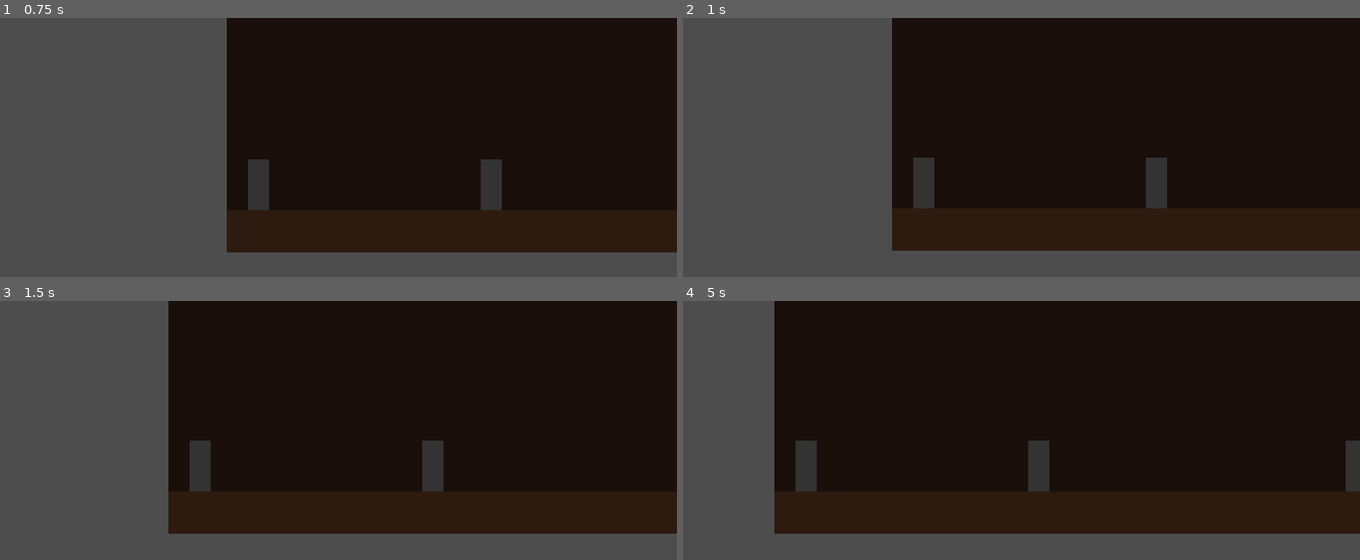
Above: before the commit, frames 1-4 (two rows, left to right).
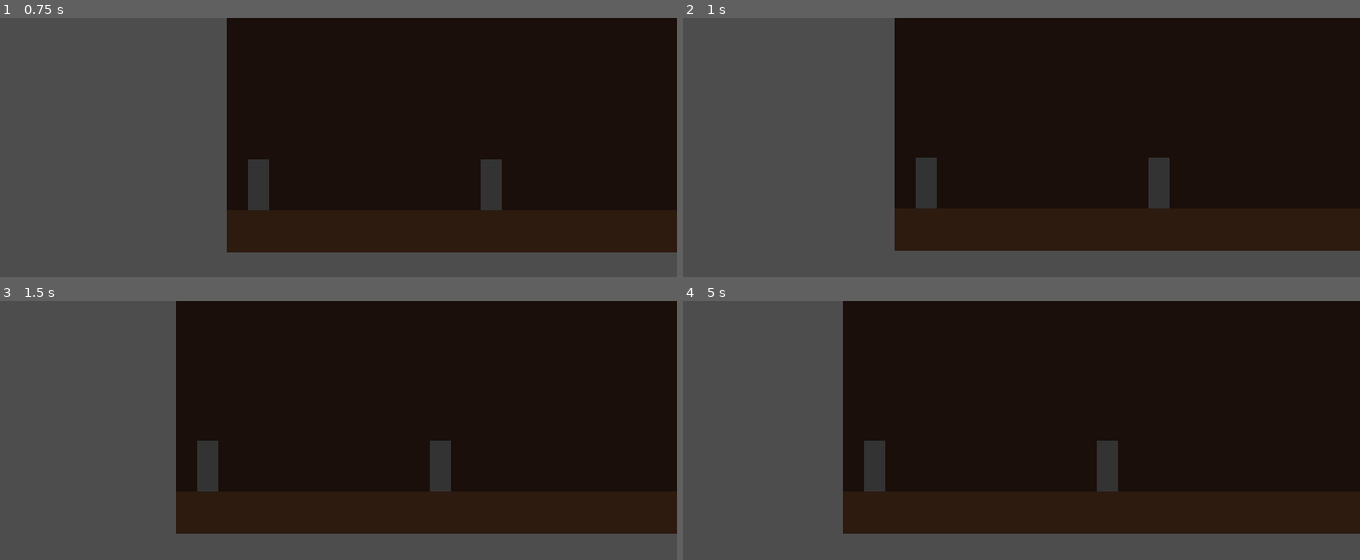
Above: after the commit, the same moments.

Repository: PNVDEVOPS/balagan_game
Game: Godot game, scene res://scenes/rooms/room_main_hall.tscn
Same seed, same stepped clock (60 frames per second), same inputs: the game is played once before the commit and once after it.
Inputs:
- Up to frame 1 (0.75 s): hold D (move_right) from 0.53 s (still down); hold Space (advance_dialogue) from 0.53 s (still down)
- Up to frame 2 (1 s): keep holding D (move_right); keep holding Space (advance_dialogue); tap E (interact) at 0.8 s
- Up to frame 3 (1.5 s): keep holding D (move_right); release Space (advance_dialogue) at 1.28 s; tap E (interact) at 1.35 s
- Up to frame 4 (5 s): tap Space (advance_dialogue) at 1.55, 3.05, 4.55 s; release D (move_right) at 2.03 s; hold A (move_left) 2.03-2.78 s; hold Space (advance_dialogue) 2.03-2.78 s; tap E (interact) at 2.3 s; hold D (move_right) 2.78-4.28 s; tap Q (hide) at 2.85 s; hold E (interact) 3.53-4.28 s; hold A (move_left) from 4.28 s (still down); tap Shift (run) at 4.35 s

Frame 1 is identical in both runs. In frame 2, 0.6% of the frame differs, in the area x 30-72%, y 0-90%; in frame 3, 1.9%; in frame 4, 11%, in the area x 13-100%, y 0-90%.

Commit message:
feat: dynamo flashlight with charge/drain, crank mechanic, QTE, and scripted control

Diff:
--- a/scenes/player/player.tscn
+++ b/scenes/player/player.tscn
@@ -1,6 +1,7 @@
-[gd_scene load_steps=4 format=3 uid="uid://player001"]
+[gd_scene load_steps=5 format=3 uid="uid://player001"]
 
 [ext_resource type="Script" path="res://scripts/player/player.gd" id="1"]
+[ext_resource type="Script" path="res://scripts/player/flashlight.gd" id="2"]
 
 [sub_resource type="RectangleShape2D" id="RectangleShape2D_col"]
 size = Vector2(16, 64)
@@ -25,6 +26,8 @@
 energy = 1.5
 texture = null
 texture_scale = 2.0
+shadow_enabled = true
+script = ExtResource("2")
 
 [node name="InteractionRay" type="RayCast2D" parent="."]
 target_position = Vector2(30, 0)
--- /dev/null
+++ b/scripts/player/flashlight.gd
@@ -0,0 +1,107 @@
+extends PointLight2D
+
+signal charge_depleted()
+signal qte_success()
+signal qte_failure()
+
+const MAX_CHARGE := 100.0
+const DRAIN_RATE := 2.2
+const CRANK_AMOUNT := 8.0
+const QTE_DRAIN_RATE := 15.0
+const QTE_CHARGE_PER_PRESS := 6.0
+const QTE_THRESHOLD := 80.0
+const QTE_TIMEOUT := 4.0
+const LOW_CHARGE := 30.0
+const FLICKER_CHANCE := 0.3
+
+var charge: float = MAX_CHARGE
+var is_cranking: bool = false
+var is_scripted_off: bool = false
+var is_qte_active: bool = false
+var qte_timer: float = 0.0
+
+var _base_energy: float = 1.5
+var _base_scale: float = 2.0
+var _flicker_timer: float = 0.0
+
+func _process(delta: float) -> void:
+	if is_scripted_off:
+		energy = 0.0
+		return
+
+	if is_qte_active:
+		_process_qte(delta)
+		return
+
+	if not is_cranking:
+		charge = maxf(charge - DRAIN_RATE * delta, 0.0)
+
+	_update_visuals(delta)
+
+	if charge <= 0.0:
+		charge_depleted.emit()
+
+func _process_qte(delta: float) -> void:
+	qte_timer -= delta
+	charge = maxf(charge - QTE_DRAIN_RATE * delta, 0.0)
+	_update_visuals(delta)
+
+	if charge >= QTE_THRESHOLD:
+		is_qte_active = false
+		charge = MAX_CHARGE
+		energy = _base_energy * 3.0
+		var tween := create_tween()
+		tween.tween_property(self, "energy", _base_energy, 0.5)
+		qte_success.emit()
+		return
+
+	if qte_timer <= 0.0 or charge <= 0.0:
+		is_qte_active = false
+		qte_failure.emit()
+
+func _update_visuals(delta: float) -> void:
+	var charge_ratio := charge / MAX_CHARGE
+	energy = _base_energy * charge_ratio
+	texture_scale = _base_scale * (0.5 + 0.5 * charge_ratio)
+
+	if charge < LOW_CHARGE:
+		_flicker_timer -= delta
+		if _flicker_timer <= 0.0:
+			_flicker_timer = randf_range(0.1, 0.4)
+			if randf() < FLICKER_CHANCE:
+				energy *= randf_range(0.2, 0.8)
+
+func crank() -> void:
+	if is_scripted_off or is_qte_active:
+		return
+	is_cranking = true
+	charge = minf(charge + CRANK_AMOUNT, MAX_CHARGE)
+
+func stop_crank() -> void:
+	is_cranking = false
+
+func qte_press() -> void:
+	if is_qte_active:
+		charge = minf(charge + QTE_CHARGE_PER_PRESS, MAX_CHARGE)
+
+func start_qte() -> void:
+	is_qte_active = true
+	charge = 10.0
+	qte_timer = QTE_TIMEOUT
+
+func scripted_off() -> void:
+	is_scripted_off = true
+	energy = 0.0
+
+func scripted_on() -> void:
+	is_scripted_off = false
+
+func scripted_flicker(duration: float = 2.0) -> void:
+	is_scripted_off = true
+	var elapsed := 0.0
+	while elapsed < duration:
+		energy = randf_range(0.0, _base_energy * 0.5)
+		var wait := randf_range(0.05, 0.15)
+		await get_tree().create_timer(wait).timeout
+		elapsed += wait
+	is_scripted_off = false
--- a/scripts/player/player.gd
+++ b/scripts/player/player.gd
@@ -11,7 +11,7 @@
 
 @onready var sprite: AnimatedSprite2D = $AnimatedSprite2D
 @onready var ray: RayCast2D = $InteractionRay
-@onready var flashlight: PointLight2D = $Flashlight
+@onready var flashlight_ctrl: PointLight2D = $Flashlight
 @onready var camera: Camera2D = $Camera2D
 @onready var prompt: Sprite2D = $InteractionPrompt
 
@@ -73,12 +73,33 @@
 	prompt.visible = false
 
 func _unhandled_input(event: InputEvent) -> void:
-	if event.is_action_pressed("interact") and nearest_interactable:
-		if nearest_interactable.has_method("interact"):
+	if DialogueManager.is_active:
+		if event.is_action_pressed("advance_dialogue"):
+			DialogueManager.advance()
+		return
+
+	if flashlight_ctrl.is_qte_active:
+		if event.is_action_pressed("interact"):
+			flashlight_ctrl.qte_press()
+		return
+
+	if event.is_action_pressed("interact"):
+		if nearest_interactable:
 			nearest_interactable.interact(self)
+		else:
+			_start_crank()
+	elif event.is_action_released("interact"):
+		_stop_crank()
 	elif event.is_action_pressed("hide") and nearest_interactable:
 		if nearest_interactable.has_method("hide_player"):
 			nearest_interactable.hide_player(self)
-	elif event.is_action_pressed("advance_dialogue"):
-		if DialogueManager.is_active:
-			DialogueManager.advance()
+
+func _start_crank() -> void:
+	if nearest_interactable:
+		return
+	is_interacting = true
+	flashlight_ctrl.crank()
+
+func _stop_crank() -> void:
+	is_interacting = false
+	flashlight_ctrl.stop_crank()
